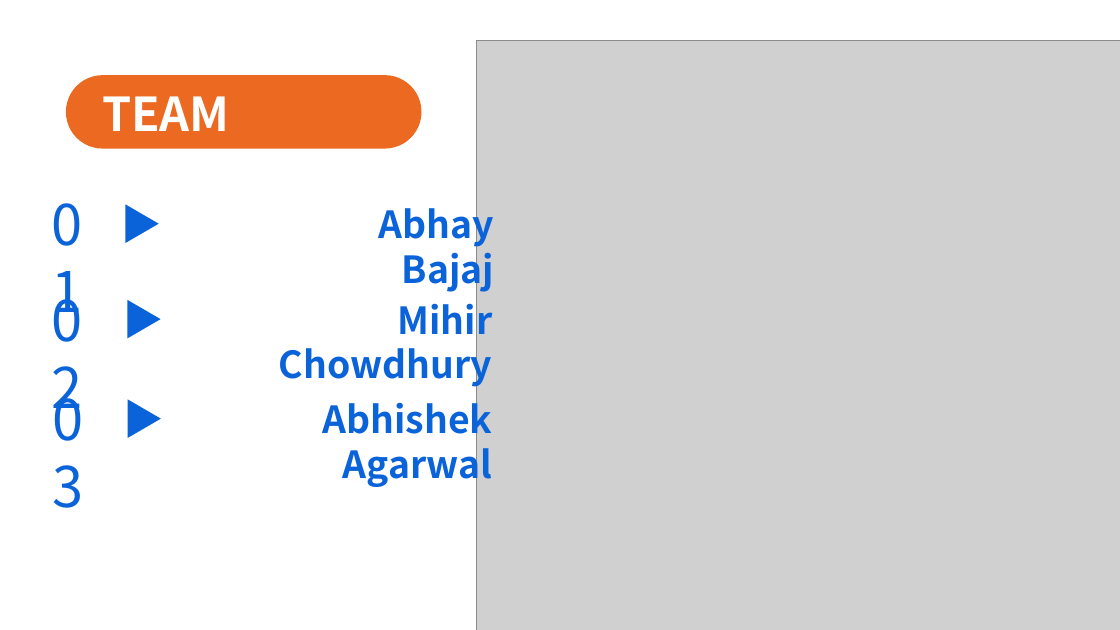
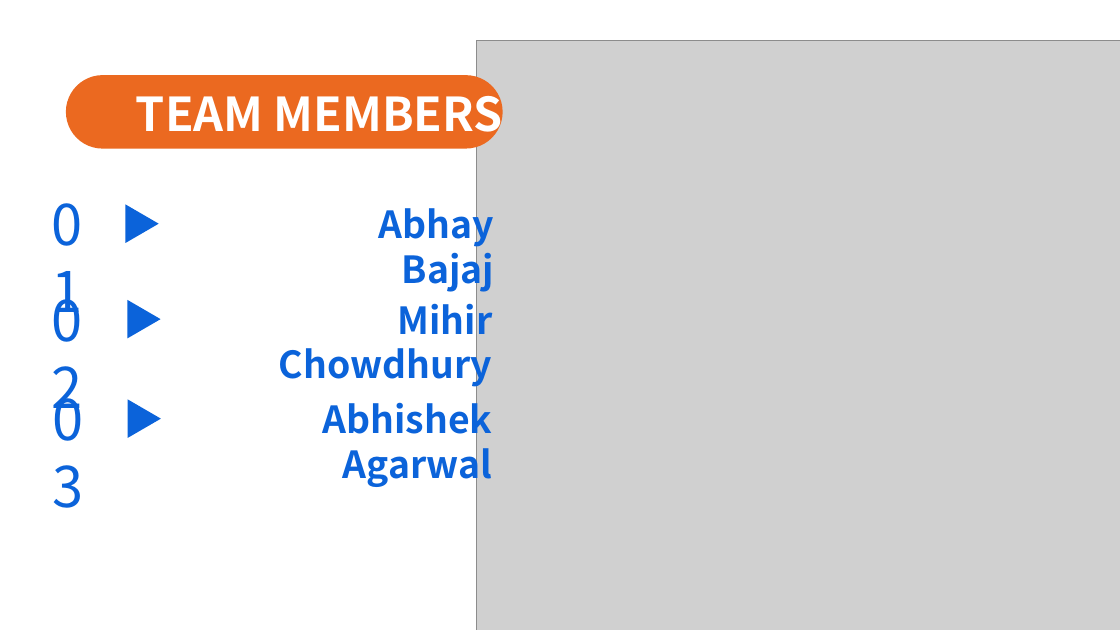
Before and after one commit to 0211AB/TechnoPhilia, a slide deck: slide 3 of TechnoPhilia22_Team2ez4us.pptx. Drawn at 1120x630 pixels with LibreOffice and Linux fonts; fonts in the diff are those of the drawing; grey boxes stand for pictures. Boxes give left, top, right and bottom in pixels: in the first picture for what was removed or moved away, otherwise in the second. Text is boxed around its words. In the diff, an @@ line names an element or a change of style, - is before the commit and + after.

Commit message:
Pdf and ppt created

```diff
--- a/TechnoPhilia22_Team2ez4us.pptx
+++ b/TechnoPhilia22_Team2ez4us.pptx
@@ rounded rectangle: place and size @@
-rounded rectangle at bbox=[66, 75, 421, 148]
+rounded rectangle at bbox=[66, 75, 502, 148]
@@ text "TEAM MEMBERS" rewrapped from bbox=[102, 96, 331, 149] to bbox=[136, 83, 503, 143] @@
```
Also in this commit, not shown: 1 other file.
